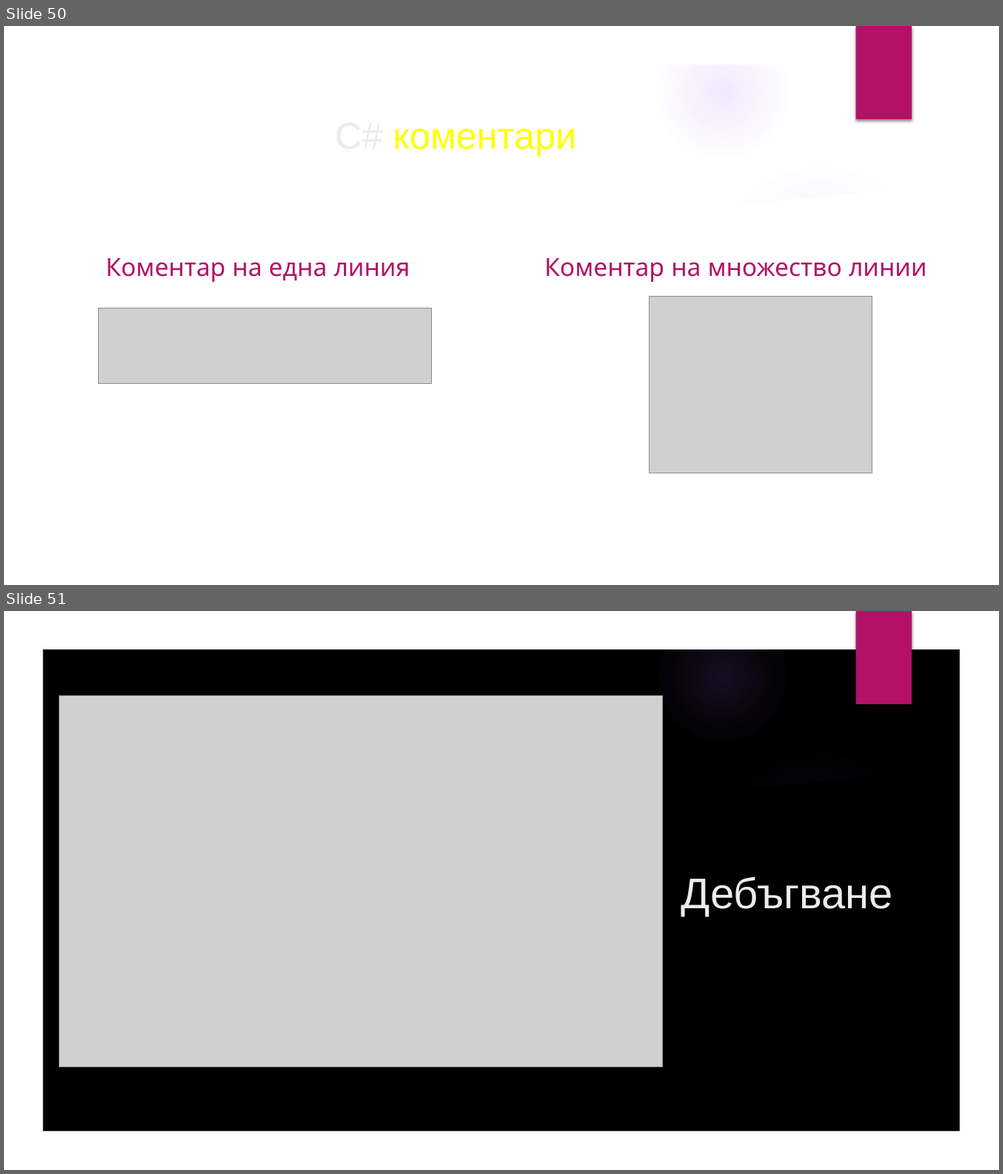
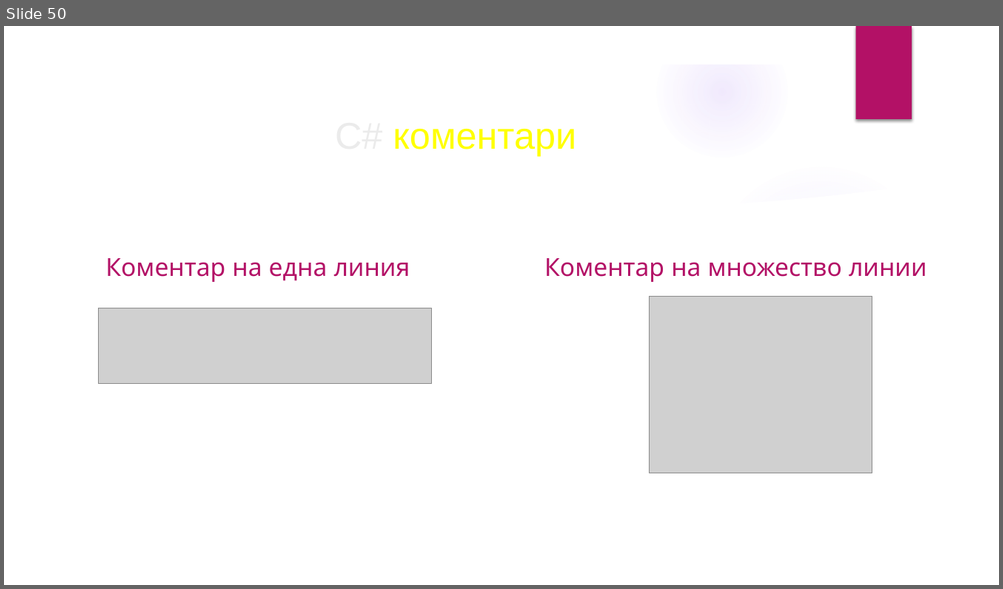
Before and after one commit to velizar92/CSharp-Programming-Presentations, a slide deck: C# Basics.pptx. Shown one above the other, each under a label of ours: slides 50 and 51 before the commit, slide 50 after it. The pictures are 1003x1174 and 1003x589 pixels, drawn with LibreOffice and Linux fonts; fonts in the diff are those of the drawing; grey boxes stand for pictures; background and template pictures are left out. Boxes give left, top, right and bottom in pixels: in the first picture for what was removed or moved away, otherwise in the second. Text is boxed around its words. In the diff, an @@ line names an element or a change of style, - is before the commit and + after.

```diff
--- a/C# Basics.pptx
+++ b/C# Basics.pptx
@@ slide 51 removed at <box>4,611,999,1170</box>, background picture (left out); not listed: 5 template elements that a slide beside it also shows @@
@@ freeform shape removed at <box>4,611,999,1170</box> @@
@@ freeform shape removed at <box>4,611,999,1170</box> @@
@@ rectangle removed at <box>855,611,911,704</box> @@
@@ picture removed at <box>60,696,663,1068</box> @@
@@ freeform shape removed at <box>696,735,967,817</box> @@
@@ freeform shape removed at <box>41,763,962,1133</box> @@
@@ title removed at <box>681,877,893,917</box> @@
-Дебъгване
```
Also in this commit, not shown: 2 slides added.
